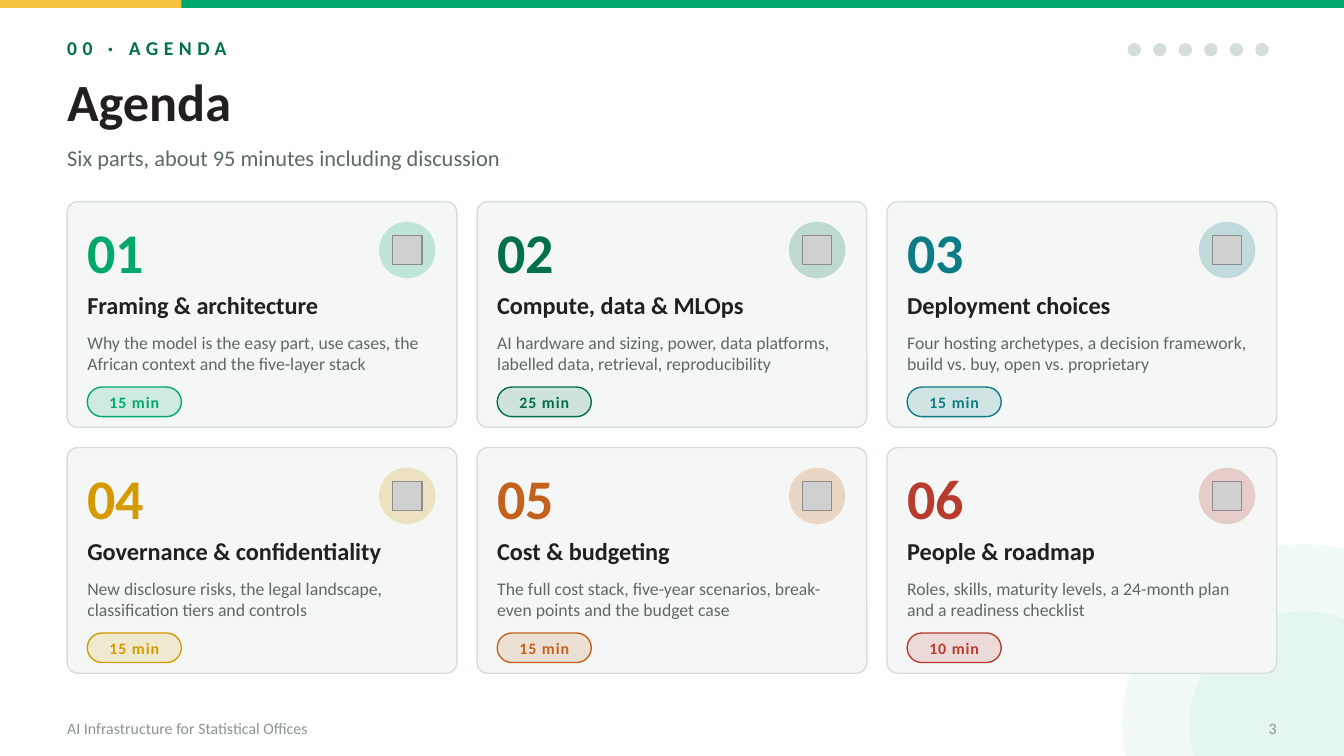
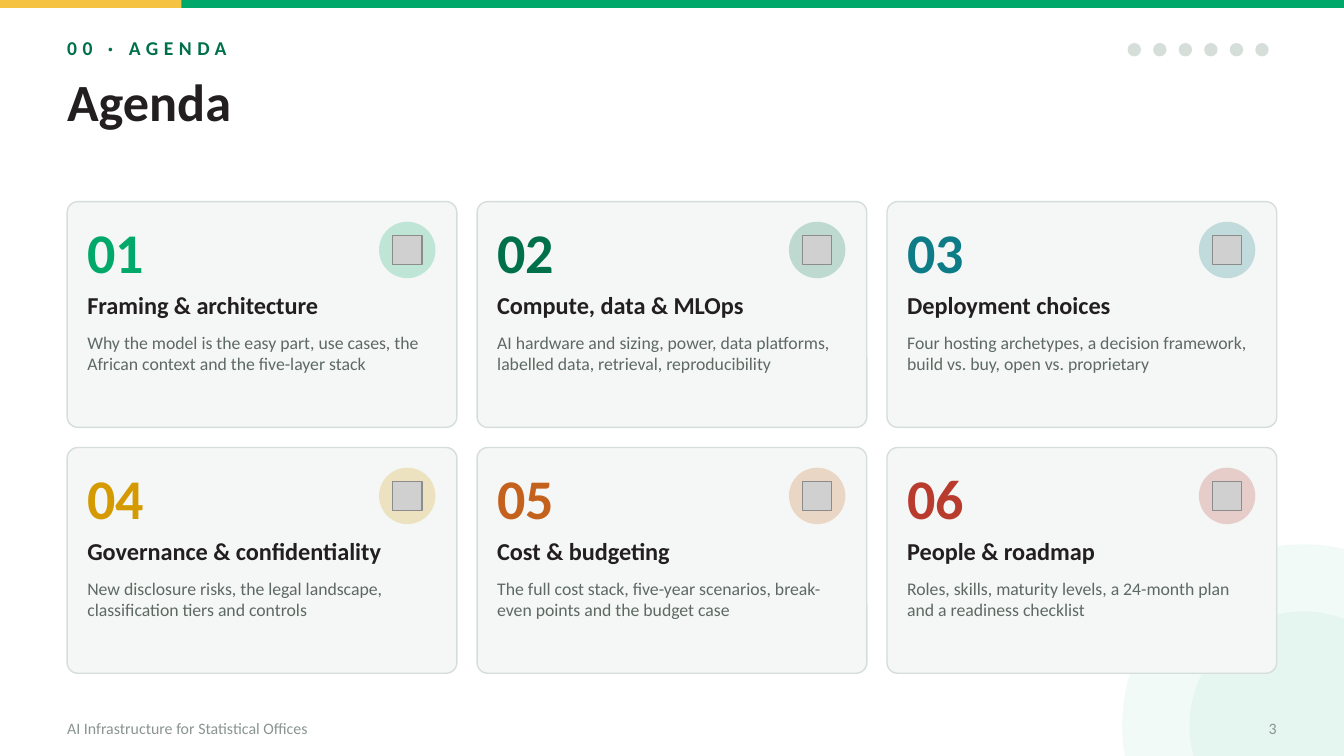
Before and after one commit to datainnov4africa-web/stg17-workshop, a slide deck: slide 3 of docs/downloads/Day1/1400_ai-infrastructure_EN.pptx. Drawn at 1344x756 pixels with LibreOffice and Linux fonts; fonts in the diff are those of the drawing; grey boxes stand for pictures. Boxes give left, top, right and bottom in pixels: in the first picture for what was removed or moved away, otherwise in the second. Text is boxed around its words. In the diff, an @@ line names an element or a change of style, - is before the commit and + after.

```diff
--- a/docs/downloads/Day1/1400_ai-infrastructure_EN.pptx
+++ b/docs/downloads/Day1/1400_ai-infrastructure_EN.pptx
@@ text removed at bbox=[67, 150, 500, 170] @@
-Six parts, about 95 minutes including discussion
@@ rounded rectangle removed at bbox=[87, 387, 181, 417] @@
@@ rounded rectangle removed at bbox=[497, 387, 591, 417] @@
@@ rounded rectangle removed at bbox=[907, 387, 1001, 417] @@
@@ text removed at bbox=[109, 397, 159, 408] @@
-15 min
@@ text removed at bbox=[519, 397, 569, 408] @@
-25 min
@@ text removed at bbox=[929, 397, 979, 408] @@
-15 min
@@ rounded rectangle removed at bbox=[87, 633, 181, 663] @@
@@ text removed at bbox=[109, 643, 159, 654] @@
-15 min
@@ rounded rectangle removed at bbox=[497, 633, 591, 663] @@
@@ text removed at bbox=[519, 643, 569, 654] @@
-15 min
@@ rounded rectangle removed at bbox=[907, 633, 1001, 663] @@
@@ text removed at bbox=[929, 643, 979, 654] @@
-10 min
```
Also in this commit, not shown: 1 slide removed, 10 other files.
